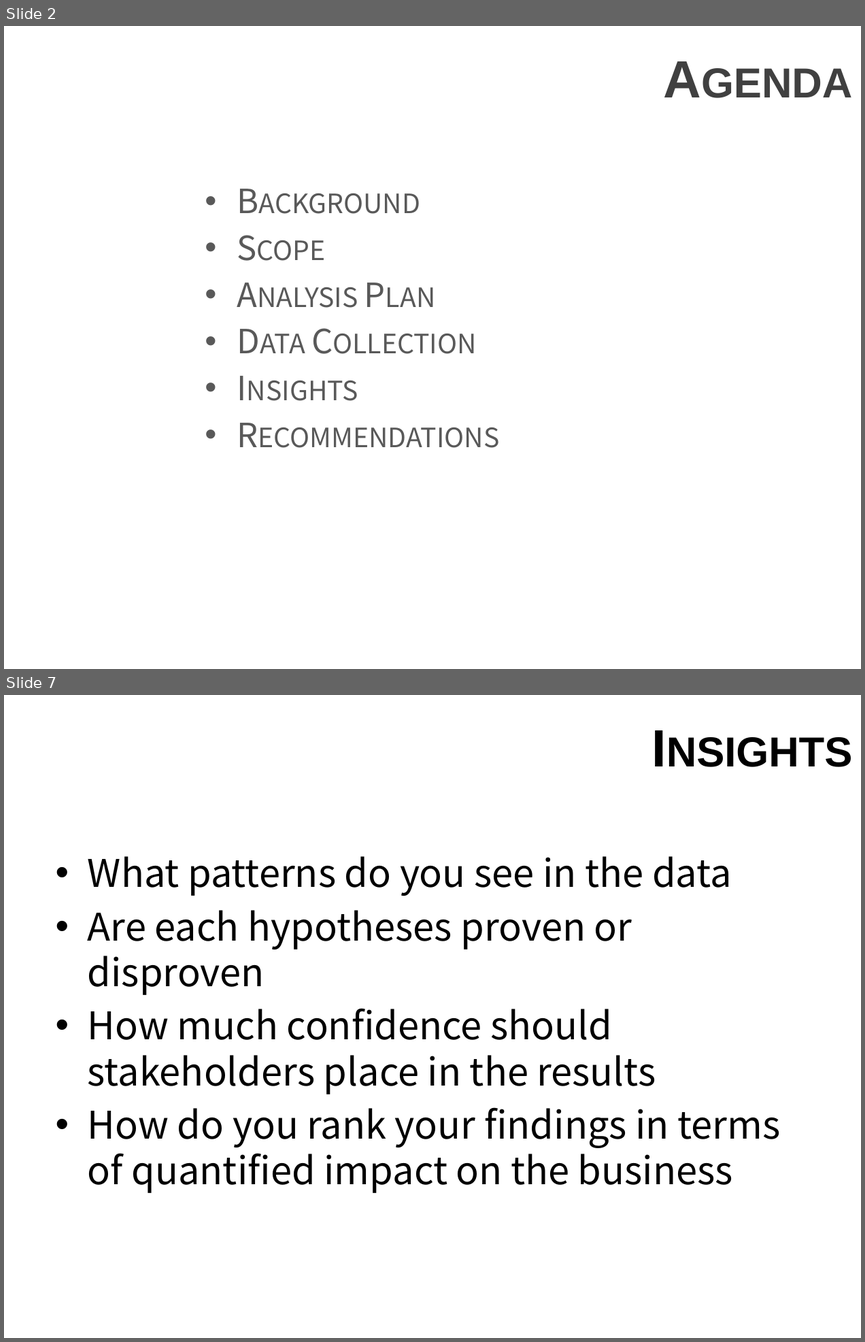
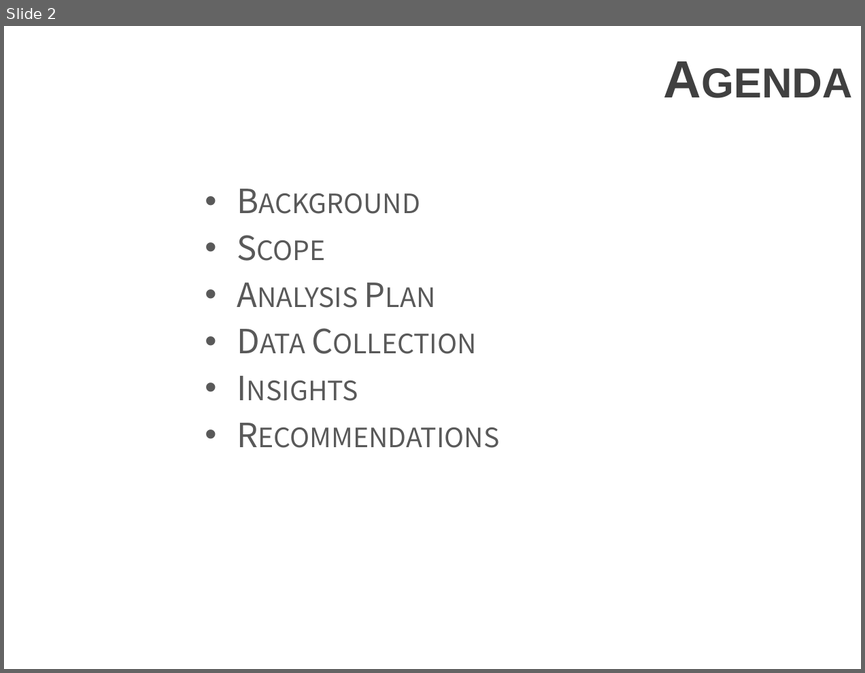
Before and after one commit to rjmclain1/DA1018UTA, a slide deck: C5T1_CreditOne.pptx. Shown one above the other, each under a label of ours: slides 2 and 7 before the commit, slide 2 after it; the slides between them are not shown. The pictures are 865x1342 and 865x673 pixels, drawn with LibreOffice and Linux fonts; fonts in the diff are those of the drawing; background and template pictures are left out. Boxes give left, top, right and bottom in pixels: in the first picture for what was removed or moved away, otherwise in the second. Text is boxed around its words. In the diff, an @@ line names an element or a change of style, - is before the commit and + after.

```diff
--- a/C5T1_CreditOne.pptx
+++ b/C5T1_CreditOne.pptx
@@ slide 7 removed at [4,695,861,1338], background picture (left out) @@
@@ title removed at [4,697,861,795] @@
-Insights
@@ text removed at [88,856,781,1193] @@
-• What patterns do you see in the data
-• Are each hypotheses proven or disproven
-• How much confidence should stakeholders place in the results
-• How do you rank your findings in terms of quantified impact on the business
```
Also in this commit, not shown: 1 slide changed, 6 slides added, 4 other slides removed.
